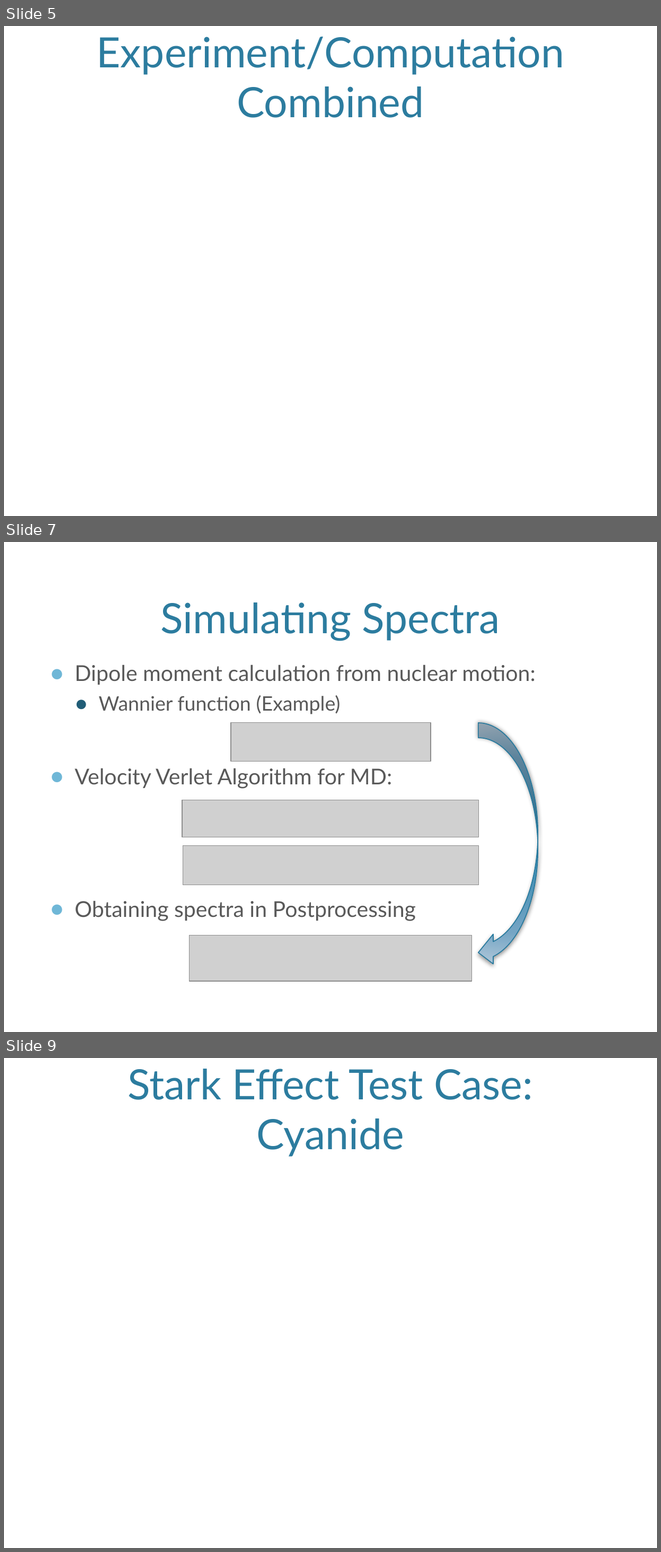
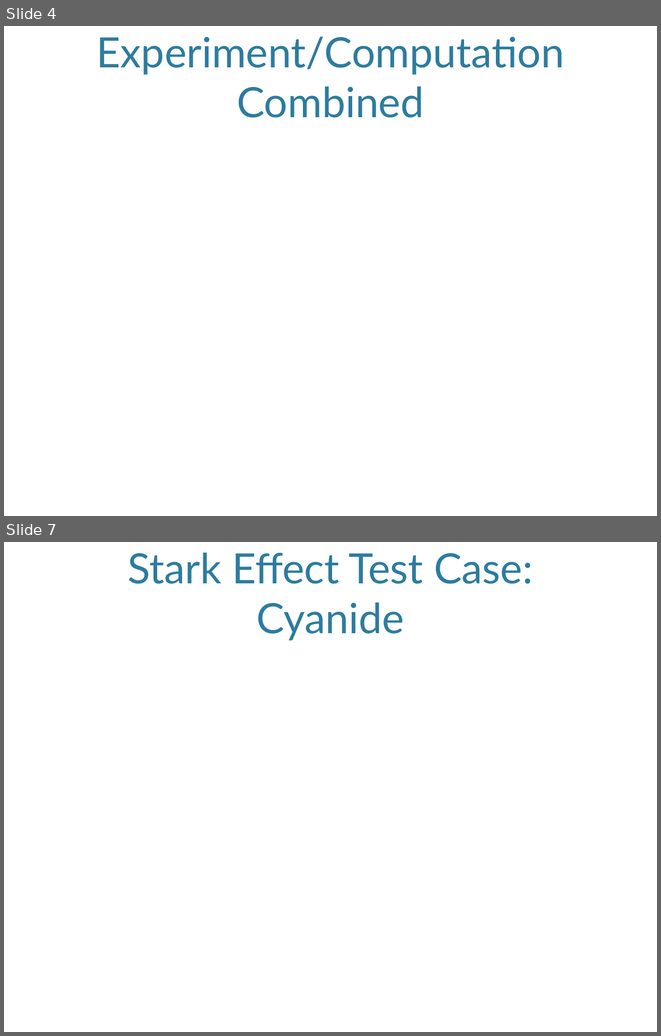
Before and after one commit to jjradler/565projectSp16, a slide deck: 565Presentation.pptx. Shown one above the other, each under a label of ours: slides 5, 7 and 9 before the commit, slides 4 and 7 after it; the slides between them are not shown. The pictures are 661x1552 and 661x1036 pixels, drawn with LibreOffice and Linux fonts; fonts in the diff are those of the drawing; grey boxes stand for pictures; background and template pictures are left out. Boxes give left, top, right and bottom in pixels: in the first picture for what was removed or moved away, otherwise in the second. Text is boxed around its words. In the diff, an @@ line names an element or a change of style, - is before the commit and + after.

```diff
--- a/565Presentation.pptx
+++ b/565Presentation.pptx
@@ slide 7 removed at [4, 542, 657, 1032], background picture (left out) @@
@@ title removed at [161, 602, 500, 641] @@
-Simulating Spectra
@@ text removed at [74, 664, 535, 921] @@
-● Dipole moment calculation from nuclear motion:
-  ● Wannier function (Example)
-● Velocity Verlet Algorithm for MD:
-● Obtaining spectra in Postprocessing
@@ picture removed at [231, 723, 431, 761] @@
@@ curved left arrow removed at [478, 723, 538, 967] @@
@@ picture removed at [182, 800, 479, 837] @@
@@ picture removed at [183, 846, 479, 885] @@
@@ picture removed at [189, 935, 471, 981] @@
@@ what was slide 5 is now slide 4 @@
@@ what was slide 9 is now slide 7 @@
```
Also in this commit, not shown: 3 slides changed, 2 slides added, 2 other slides removed.
